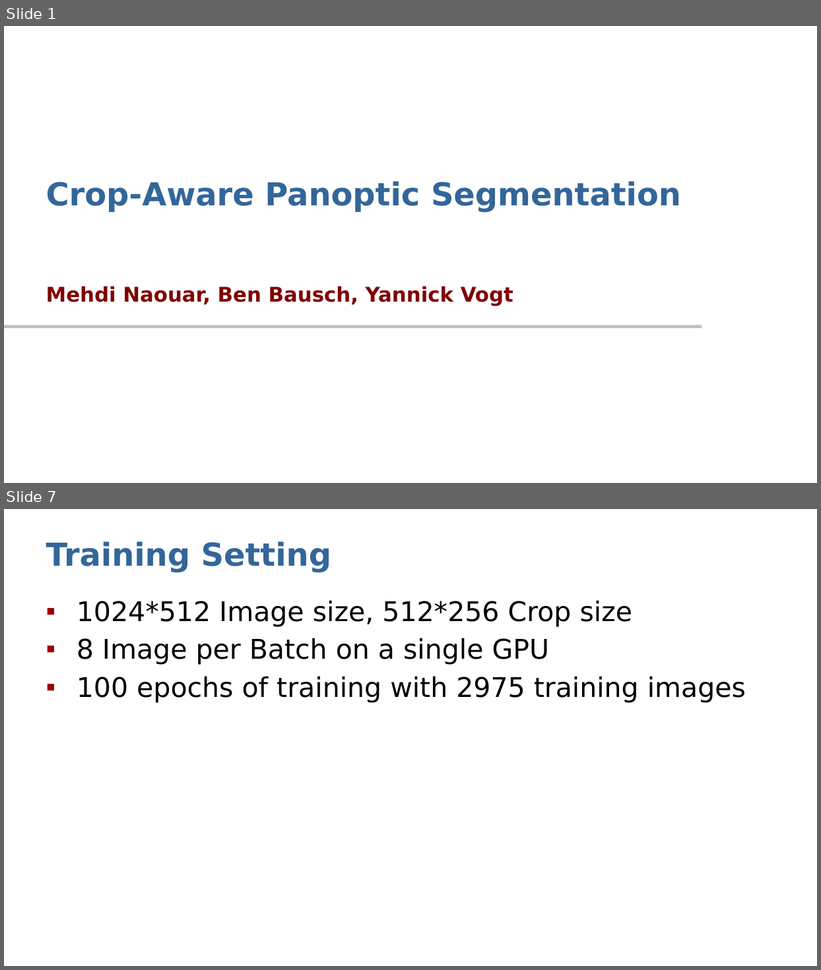
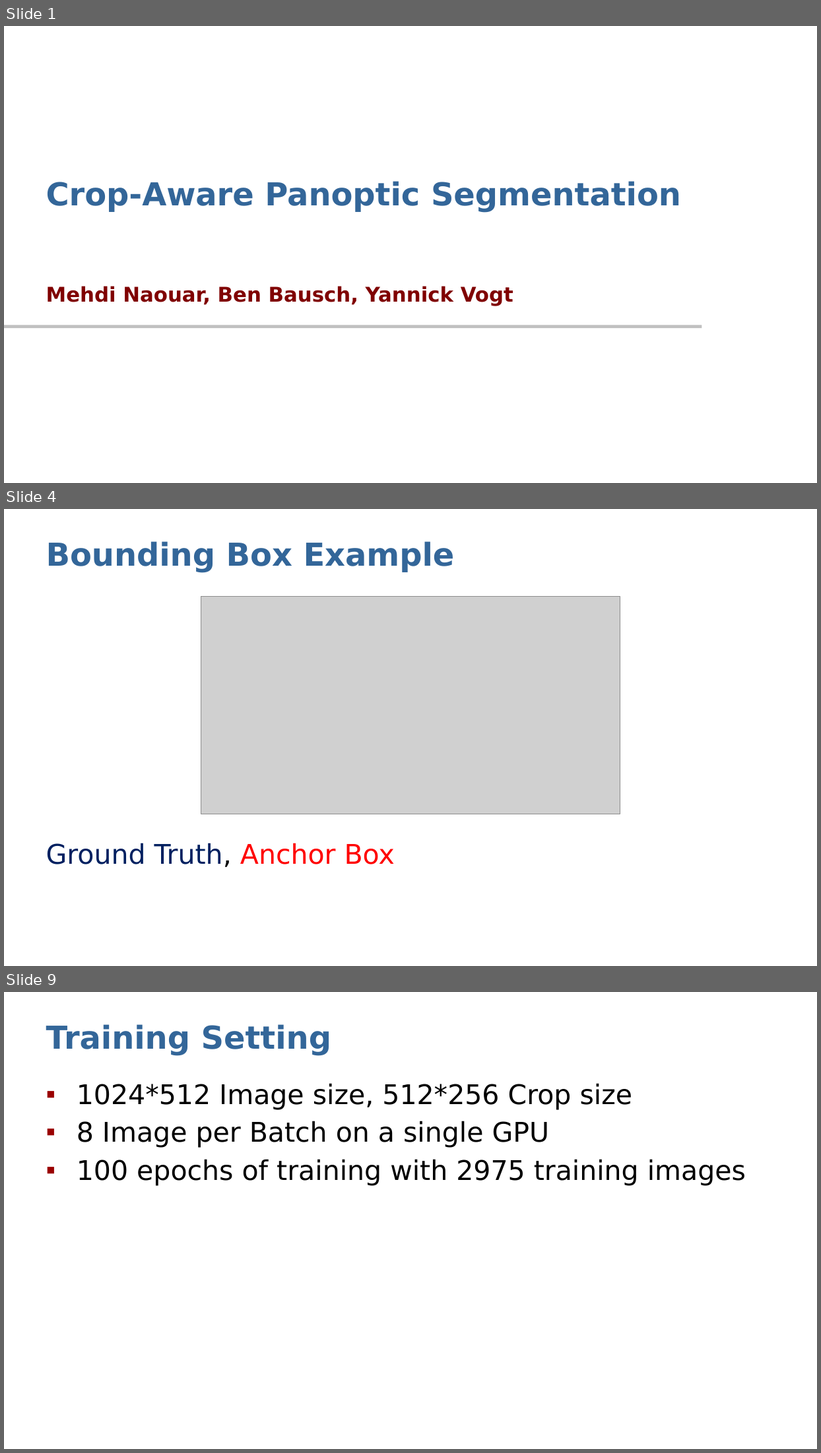
Before and after one commit to Dystron/Forked_EfficientPS, a slide deck: Crop-Aware Panoptic Segmentation.pptx. Shown one above the other, each under a label of ours: slides 1 and 7 before the commit, slides 1, 4 and 9 after it; the slides between them are not shown. The pictures are 821x970 and 821x1453 pixels, drawn with LibreOffice and Linux fonts; fonts in the diff are those of the drawing; grey boxes stand for pictures; background and template pictures are left out. Boxes give left, top, right and bottom in pixels: in the first picture for what was removed or moved away, otherwise in the second. Text is boxed around its words. In the diff, an @@ line names an element or a change of style, - is before the commit and + after.

```diff
--- a/Crop-Aware Panoptic Segmentation.pptx
+++ b/Crop-Aware Panoptic Segmentation.pptx
@@ slide 4 added at [4,509,817,966], background #FFFFFF @@
@@ title added at [46,541,455,573], 28 pt, text #336699, bold @@
+Bounding Box Example
@@ picture added at [201,596,620,814] @@
@@ text added at [46,843,395,867], 24 pt, text #002060 @@
+Ground Truth, Anchor Box
@@ what was slide 7 is now slide 9 @@
```
Also in this commit, not shown: 7 slides changed, 2 other slides added.
